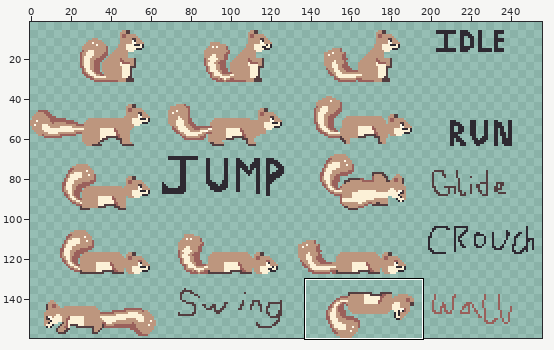
A pixel-art file gets an edit: Project/assets/player/color/squirrel.aseprite. Above, an overview of the earlier version with the close-up marked.
Close-up. Earlier state:
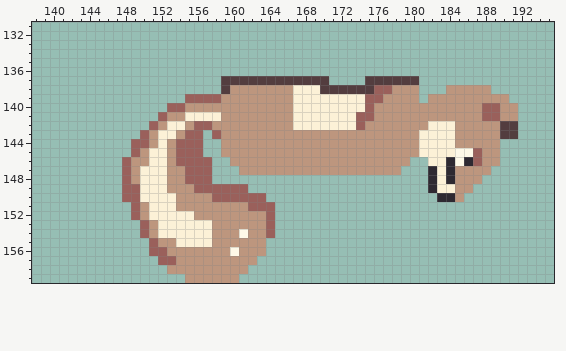
256x160 pixels, 1 frame. Colours within 5 levels of each other are drawn and written as one. Shown: x 138..195, y 131..159. The wide view leaves out empty margins.
After:
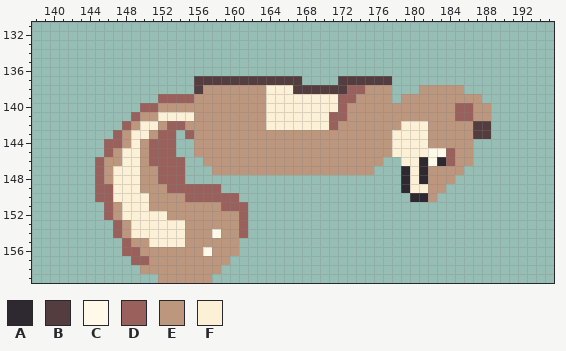
Palette (. is transparent): A #2e2931  B #533d3f  C #fef9e8  D #9a605b  E #bd967e  F #fcf1d7
Difference:
y 137: x 156..158 ... -> BBB; x 168..170 BBB -> ...; x 172..174 ... -> BBB; x 178..180 BBB -> ...
y 138: x 156..159 ...B -> BEEE; x 164..169 EEEFFF -> FFFBBB; x 173..183 BBBDDEEE... -> DDEEE...EEE; x 186..188 EEE -> ...
y 139: x 152..154 ... -> DDD; x 156..158 DDD -> EEE; x 164..166 EEE -> FFF; x 172..176 FFFDD -> DDEEE; x 178 E -> .; x 181 . -> E; x 188..190 EEE -> ...
y 140: x 150..154 ...DD -> DDEEE; x 164..166 EEE -> FFF; x 172..175 FFFD -> DEEE; x 185..186 EE -> DD; x 188..191 DDEE -> E...
y 141: x 149..154 ...DEE -> DEEFFF; x 156..158 FFF -> EEE; x 164..166 EEE -> FFF; x 171..175 FFFDD -> DDEEE; x 185..186 EE -> DD; x 188..191 DDEE -> E...
y 142: x 148..151 ...D -> DEFF; x 153..154 FF -> DD; x 156..157 DD -> EE; x 164..166 EEE -> FFF; x 171..174 FFFD -> DEEE; x 179..184 EEEFFF -> FFFEEE; x 187..191 EEEBB -> BB...
y 143: x 147..150 ...D -> DEFF; x 152..154 FFE -> DD.; x 156..158 D.D -> EEE; x 178..180 EEE -> FFF; x 182..184 FFF -> EEE; x 187..191 EEEBB -> BB...
y 144: x 146..158 ...DDEFEDDD.. -> DDEFEDDD..EEE; x 178..180 EEE -> FFF; x 182..184 FFF -> EEE; x 187..189 EEE -> ...
y 145: x 146..149 ...D -> DEFF; x 151..158 FFEDDD.. -> DDD..EEE; x 178..180 EEE -> FFF; x 182..189 FFFCCDEE -> CCDEE...
y 146: x 145..149 ...DE -> DEEFF; x 151..153 FFE -> DDD; x 155..159 DDD.. -> ..EEE; x 177..189 EEE..FFACADEE -> ..FFACADEE...
y 147: x 145..160 ...DEFFFEEDDD... -> DEFFFEEDDD...EEE; x 176..184 EEE...AFA -> ...AFAEEE; x 186..188 EEE -> ...
y 148: x 145..157 ...DEFFFEEDDD -> DEFFFEEDDD...; x 179..187 ...AFAEEE -> AFAEEE...
y 149: x 145..155 ...DDFFFEEE -> DDFFFEEEDDD; x 159..161 DDD -> ...; x 179..186 ...AFFEE -> AFFEE...
y 150: x 145..149 ...DD -> DDFFF; x 151..153 FFF -> EEE; x 155..157 EEE -> DDD; x 161..163 DDD -> ...; x 180..185 ...AAE -> AAE...
y 151: x 146..153 ...DEFFF -> DEFFFEEE; x 159..164 EEEDDD -> DDD...
y 152: x 146..150 ...DE -> DEFFF; x 153..155 FFF -> EEE; x 161..164 EEED -> D...
y 153: x 147..151 ...DE -> DEFFF; x 155..157 FFF -> EEE; x 161..164 EEED -> D...
y 154: x 147..151 ...DE -> DEFFF; x 155..158 FFFE -> EEEC; x 161..164 CEED -> D...
y 155: x 148..153 ...DEE -> DEEFFF; x 155..157 FFF -> EEE; x 161..163 EEE -> ...
y 156: x 148..152 ...DD -> DDEEE; x 157 E -> C; x 160..163 CEEE -> E...
y 157: x 149..153 ...DD -> DDEEE; x 160..162 EEE -> ...
y 158: x 150..152 ... -> EEE; x 159..161 EEE -> ...
y 159: x 152..154 ... -> EEE; x 158..160 EEE -> ...
Where, in picture pixels (left, top, right, bottom), the same in both close-ups:
changed: (95, 76, 518, 283)
